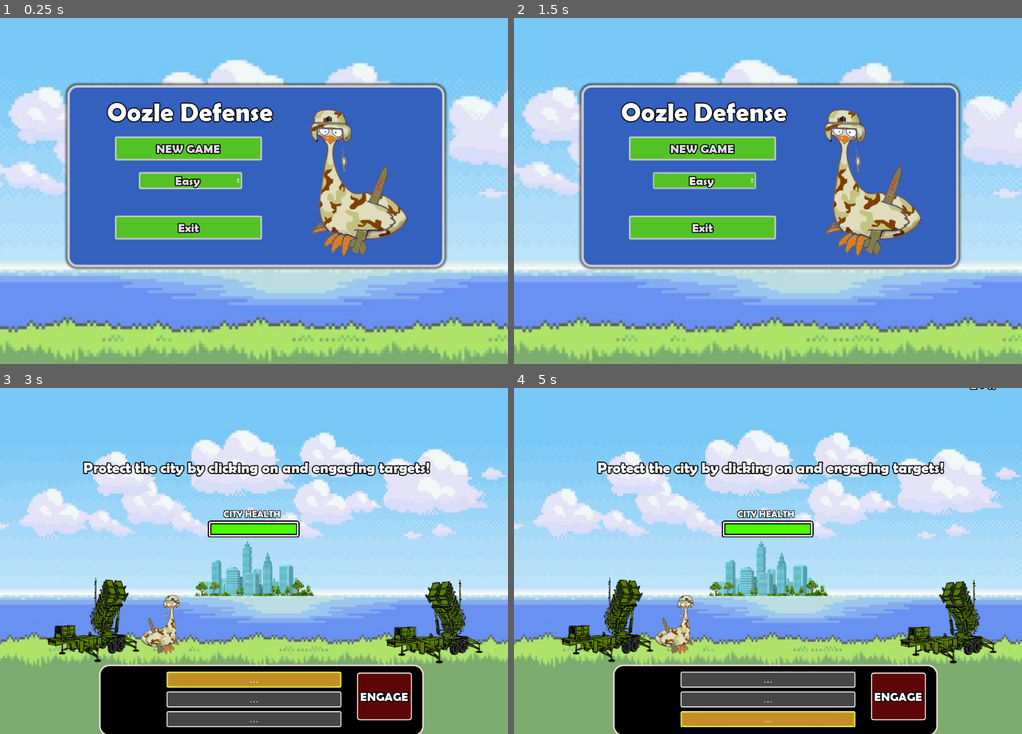
Above: before the commit, frames 1-4 (two rows, left to right).
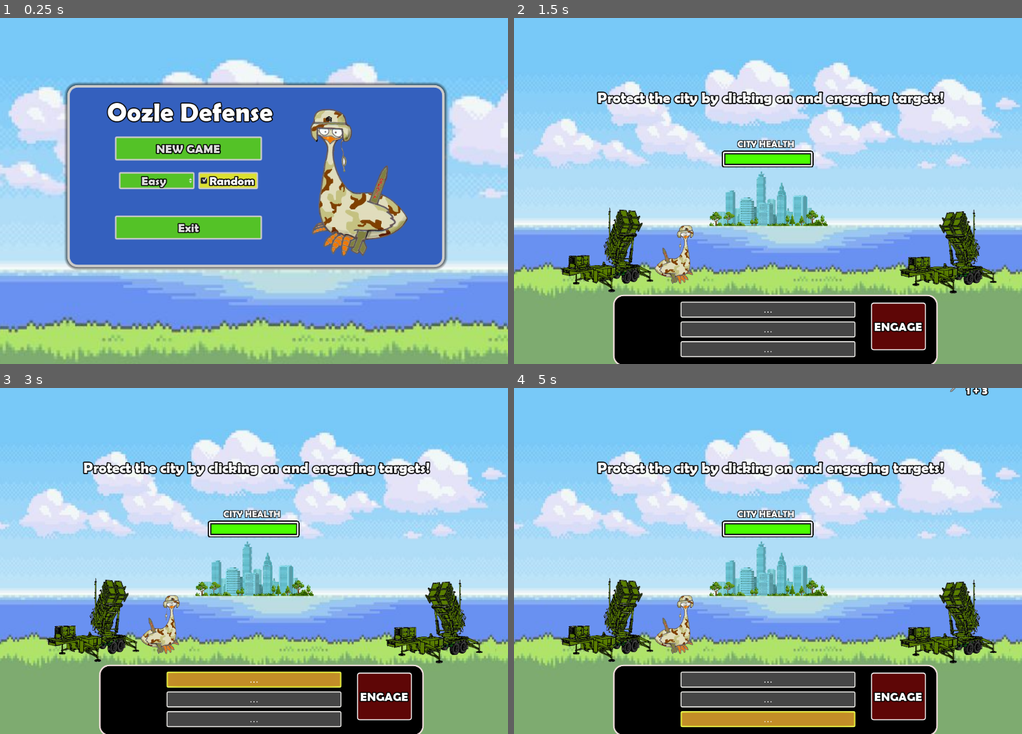
Above: after the commit, the same moments.

Repository: bktiel/oozlefinch
Game: Godot game, scene res://MainMenu.tscn
The game is run twice, just before and just after one commit, with the same random seed, the same clock (stepped at 60 frames per second) and the same inputs.
Inputs (mouse positions are in pixels of both pictures, inside the frame that each line leads up to):
- Up to frame 1 (0.25 s): no input
- Up to frame 2 (1.5 s): click (742, 180) at 0.5 s, where only the run after the commit has a clickable "Random"; click "NEW GAME" at 1.25 s
- Up to frame 3 (3 s): click (187, 519) at 2 s, where only the run before the commit has a clickable "NEW GAME"; click "..." at 2.75 s
- Up to frame 4 (5 s): click "..." at 3.5 s; click "..." at 4.25 s

The runs differ from the first frame. In frame 1, 1.0% of the frame differs, in the area x 23-51%, y 44-50%; in frame 2, 76%, in the area x 0-100%, y 11-100%; in frame 3, 1.0%; in frame 4, 1.1%.

Commit message:
add sequence feature to main menu

Diff:
--- a/MainMenu.tscn
+++ b/MainMenu.tscn
@@ -60,14 +60,23 @@
 flip_h = true
 
 [node name="optDifficulty" type="OptionButton" parent="Panel"]
-margin_left = 144.0
+margin_left = 104.0
 margin_top = 176.0
-margin_right = 352.0
+margin_right = 256.0
 margin_bottom = 210.0
 text = "Easy"
 align = 1
 items = [ "Easy", null, false, 0, null, "Medium", null, false, 1, null, "Hard", null, false, 2, null ]
 selected = 0
+
+[node name="optRand" type="CheckBox" parent="Panel"]
+margin_left = 264.0
+margin_top = 176.0
+margin_right = 384.0
+margin_bottom = 210.0
+pressed = true
+text = "Random"
+align = 1
 
 [node name="lblTitle" type="Label" parent="Panel"]
 margin_left = 80.0
@@ -79,3 +88,4 @@
 
 [connection signal="pressed" from="Panel/btnNewGame" to="." method="_on_btnNewGame_pressed"]
 [connection signal="pressed" from="Panel/btnQuit" to="." method="_on_btnQuit_pressed"]
+[connection signal="toggled" from="Panel/optRand" to="." method="_on_optRand_toggled"]
--- /dev/null
+++ b/actors/SuperPatriotMissile.tscn
@@ -0,0 +1,56 @@
+[gd_scene load_steps=24 format=2]
+
+[ext_resource path="res://art/patriotmissile1.png" type="Texture" id=1]
+[ext_resource path="res://art/patriotmissile2.png" type="Texture" id=2]
+[ext_resource path="res://scripts/SuperPatriotMissile.gd" type="Script" id=3]
+[ext_resource path="res://art/splode/splode 11.png" type="Texture" id=4]
+[ext_resource path="res://art/splode/splode 15.png" type="Texture" id=5]
+[ext_resource path="res://art/splode/splode 16.png" type="Texture" id=6]
+[ext_resource path="res://art/splode/splode 13.png" type="Texture" id=7]
+[ext_resource path="res://art/splode/splode 14.png" type="Texture" id=8]
+[ext_resource path="res://art/splode/splode 12.png" type="Texture" id=9]
+[ext_resource path="res://art/splode/splode 06.png" type="Texture" id=10]
+[ext_resource path="res://art/splode/splode 08.png" type="Texture" id=11]
+[ext_resource path="res://art/splode/splode 07.png" type="Texture" id=12]
+[ext_resource path="res://art/splode/splode 04.png" type="Texture" id=13]
+[ext_resource path="res://art/splode/splode 10.png" type="Texture" id=14]
+[ext_resource path="res://art/splode/splode 01.png" type="Texture" id=15]
+[ext_resource path="res://art/splode/splode 05.png" type="Texture" id=16]
+[ext_resource path="res://art/splode/splode 09.png" type="Texture" id=17]
+[ext_resource path="res://art/splode/splode 0.png" type="Texture" id=18]
+[ext_resource path="res://art/splode/splode 02.png" type="Texture" id=19]
+[ext_resource path="res://art/splode/splode 00.png" type="Texture" id=20]
+[ext_resource path="res://art/splode/splode 03.png" type="Texture" id=21]
+
+[sub_resource type="SpriteFrames" id=1]
+animations = [ {
+"frames": [ ExtResource( 1 ), ExtResource( 2 ) ],
+"loop": true,
+"name": "default",
+"speed": 5.0
+}, {
+"frames": [ ExtResource( 18 ), ExtResource( 20 ), ExtResource( 15 ), ExtResource( 19 ), ExtResource( 21 ), ExtResource( 13 ), ExtResource( 16 ), ExtResource( 10 ), ExtResource( 12 ), ExtResource( 11 ), ExtResource( 17 ), ExtResource( 14 ), ExtResource( 4 ), ExtResource( 9 ), ExtResource( 7 ), ExtResource( 8 ), ExtResource( 5 ), ExtResource( 6 ) ],
+"loop": true,
+"name": "intercept",
+"speed": 5.0
+} ]
+
+[sub_resource type="CapsuleShape2D" id=2]
+radius = 21.3333
+height = 77.3333
+
+[node name="PatriotMissile" type="Area2D"]
+collision_layer = 8
+collision_mask = 514
+script = ExtResource( 3 )
+
+[node name="AnimatedSprite" type="AnimatedSprite" parent="."]
+rotation = 1.5708
+scale = Vector2( 0.12, 0.09 )
+frames = SubResource( 1 )
+
+[node name="CollisionShape2D" type="CollisionShape2D" parent="."]
+rotation = 1.5708
+shape = SubResource( 2 )
+
+[connection signal="body_entered" from="." to="." method="_on_PatriotMissile_body_entered"]
--- a/levels/main.tscn
+++ b/levels/main.tscn
@@ -245,6 +245,11 @@
 z_index = 2
 direction = 1
 
+[node name="SecretPatriot" parent="level" instance=ExtResource( 12 )]
+position = Vector2( 1722, 489 )
+scale = Vector2( 0.79874, 0.842877 )
+z_index = 2
+
 [node name="CityLoc" type="Node2D" parent="level"]
 position = Vector2( 511, 407 )
 scale = Vector2( 0.35, 0.35 )
@@ -518,6 +523,7 @@
 [connection signal="timeout" from="level/StartTimer" to="." method="_on_StartTimer_timeout"]
 [connection signal="fire_missile" from="level/Patriot" to="." method="_on_Patriot_fire_missile"]
 [connection signal="fire_missile" from="level/Patriot2" to="." method="_on_Patriot_fire_missile"]
+[connection signal="fire_missile" from="level/SecretPatriot" to="." method="_on_Patriot_fire_missile"]
 [connection signal="bad_response" from="GUI/AnswerPanel" to="." method="_on_AnswerPanel_bad_response"]
 [connection signal="correct_response" from="GUI/AnswerPanel" to="." method="_on_AnswerPanel_correct_response"]
 [connection signal="pressed" from="GUI/AnswerPanel/lblAnswer1" to="GUI/AnswerPanel" method="_on_lblAnswer1_pressed"]
--- a/project.godot
+++ b/project.godot
@@ -65,6 +65,11 @@
 "events": [ Object(InputEventKey,"resource_local_to_scene":false,"resource_name":"","device":0,"alt":false,"shift":false,"control":false,"meta":false,"command":false,"pressed":false,"scancode":16777217,"physical_scancode":0,"unicode":0,"echo":false,"script":null)
  ]
 }
+nuke={
+"deadzone": 0.5,
+"events": [ Object(InputEventKey,"resource_local_to_scene":false,"resource_name":"","device":0,"alt":false,"shift":false,"control":false,"meta":false,"command":false,"pressed":false,"scancode":81,"physical_scancode":0,"unicode":0,"echo":false,"script":null)
+ ]
+}
 
 [physics]
 
--- a/scripts/Global.gd
+++ b/scripts/Global.gd
@@ -3,6 +3,7 @@
 
 var difficulty
 var difficultyString
+var random
 
 
 # Called when the node enters the scene tree for the first time.
--- a/scripts/MainMenu.gd
+++ b/scripts/MainMenu.gd
@@ -19,3 +19,7 @@
 
 func _on_btnQuit_pressed():
 	get_tree().quit()
+
+
+func _on_optRand_toggled(button_pressed):
+	get_node("/root/Global").random=button_pressed
--- /dev/null
+++ b/scripts/SuperPatriotMissile.gd
@@ -0,0 +1,63 @@
+extends Area2D
+
+export var speed = 900
+
+signal intercepted()
+
+var velocity = Vector2.ZERO
+var acceleration = Vector2.ZERO
+var target
+
+func start(_transform,_target):
+	if(!is_instance_valid(_target)):
+		queue_free()
+		return
+	else:
+		target=_target
+	# inform target tracking
+	if(!is_instance_valid(target)):
+		queue_free()
+		return
+	else:
+		target.pursuer=self
+	global_transform = _transform
+	velocity = transform.x * speed
+
+func _physics_process(delta):
+	if(!is_instance_valid(target) or target.dead):
+		queue_free()
+		return
+	else:
+		look_at(target.position)
+	# shrink over time
+	scale.x=clamp(scale.x-0.01,0.5,1)
+	scale.y=clamp(scale.y-0.01,0.5,1)
+
+	velocity=Vector2(speed,0).rotated(rotation)
+	position += velocity * delta
+
+
+func _on_Lifetime_timeout():
+	queue_free()
+
+
+func _on_PatriotMissile_body_entered(body):
+	if(body.get_class()=="Missile"):
+		if(body.dead):
+			return
+		if(body.pursuer==self):
+			emit_signal("intercepted")
+			set_physics_process(false)
+			hide()
+			body._on_Missile_body_entered(self)
+	elif(body.get_class()=="Hind"):
+		if(body.dead):
+			return
+		if(body.pursuer==self):
+			emit_signal("intercepted")
+			set_physics_process(false)
+			hide()
+			body.destroyed_by(self)
+
+func get_class():
+	return "PatriotMissile"
--- a/scripts/main.gd
+++ b/scripts/main.gd
@@ -2,6 +2,8 @@
 
 
 var difficulty
+var random=1
+var lastIndex=0
 export(PackedScene) var missile_scene
 export(PackedScene) var helicopter_scene
 
@@ -18,6 +20,7 @@
 
 # Called when the node enters the scene tree for the first time.
 func _ready():
+	random=get_node("/root/Global").random
 	difficulty=get_node("/root/Global").difficulty
 	randomize()
 	print("new game")
@@ -60,22 +63,26 @@
 
 
 func get_question():
-	var rng = RandomNumberGenerator.new()
-	rng.randomize()
-
 	var questionIndex=null
-	#print(usedQuestionIndices)
-
-	var desiredUsageCount=0
-	while(questionIndex==null):
-		var validIndices=get_indices_with_value(usedQuestionIndices,desiredUsageCount)
-		if validIndices.size()<1:
-			desiredUsageCount+=1
-			continue
-		# otherwise have a selection
-		questionIndex=validIndices[floor(rng.randf_range(0,validIndices.size()))]
-	# update
-	usedQuestionIndices[questionIndex]+=1
+	if(random):
+		var rng = RandomNumberGenerator.new()
+		rng.randomize()
+
+		#print(usedQuestionIndices)
+
+		var desiredUsageCount=0
+		while(questionIndex==null):
+			var validIndices=get_indices_with_value(usedQuestionIndices,desiredUsageCount)
+			if validIndices.size()<1:
+				desiredUsageCount+=1
+				continue
+			# otherwise have a selection
+			questionIndex=validIndices[floor(rng.randf_range(0,validIndices.size()))]
+		# update
+		usedQuestionIndices[questionIndex]+=1
+	else:
+		questionIndex=lastIndex
+		lastIndex=(lastIndex+1)%questions.size()
 	var question=questions[questionIndex]
 	var missile=launch_TBM(questionIndex)
 	#pendingQuestions.append([questionIndex,missile])
@@ -190,6 +197,14 @@
 	new_node.play(0)
 
 func _process(delta):
+	# nuke
+	#if Input.is_action_pressed("nuke"):
+	#	print('thaad')
+	#	for threat in incoming:
+	#		if(threat.get_class()=="Missile"):
+	#			print('engaging')
+	#			$level/SecretPatriot.fire(threat)
+
 	if(!is_instance_valid($GUI/reticle.target)):
 		$GUI/AnswerPanel.clear_buttons()
 	for threat in incoming:
@@ -206,11 +221,10 @@
 				threat.begin_shoot=floor(randi()%50)
 
 
-
 func game_over():
 	$level/AudioStreamPlayer.stop()
 	$level/MissileTimer.stop()
-	$level/GUI/reticle.hide()
+	$GUI/reticle.hide()
 	# this is a dumb way to do it but w/e
 	for eny in incoming:
 		if(is_instance_valid(eny)):
@@ -218,6 +232,8 @@
 	$GUI/panGameOver.show()
 	$GUI/panGameOver/lblScore.text=str(score)
 	$GUI/panGameOver/lblDifficulty.text=get_node("/root/Global").difficultyString
+	if(!random):
+		$GUI/panGameOver/lblDifficulty.text=$GUI/panGameOver/lblDifficulty.text+" (seq)"
 
 
 func _on_StartTimer_timeout():
